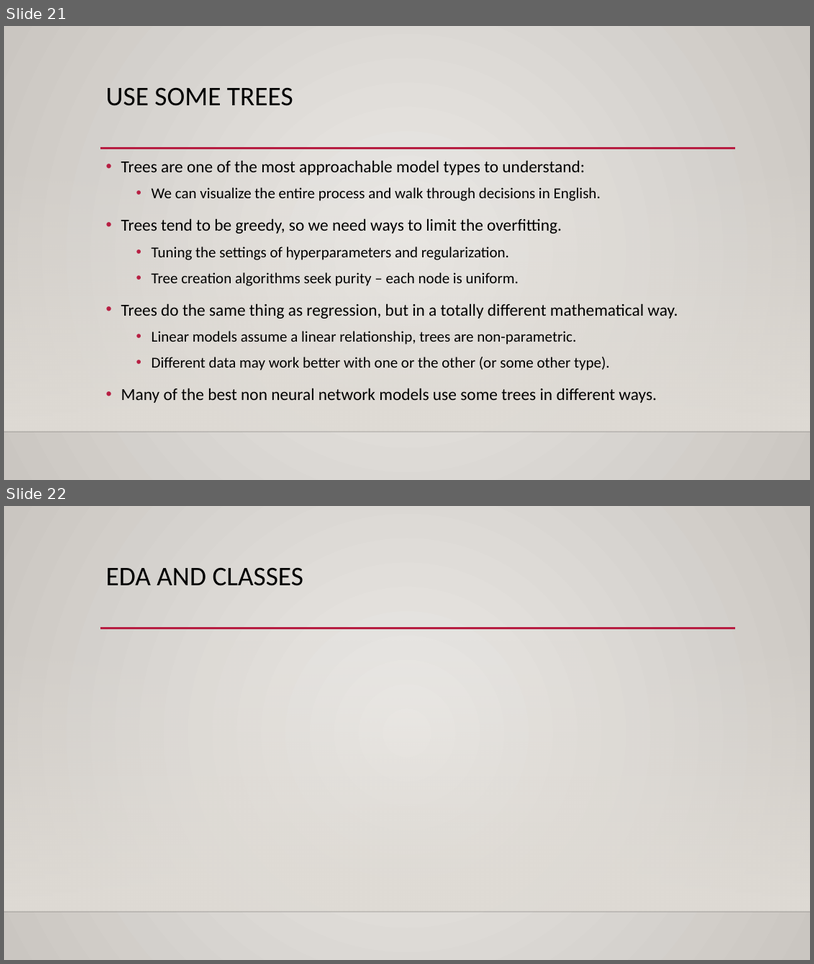
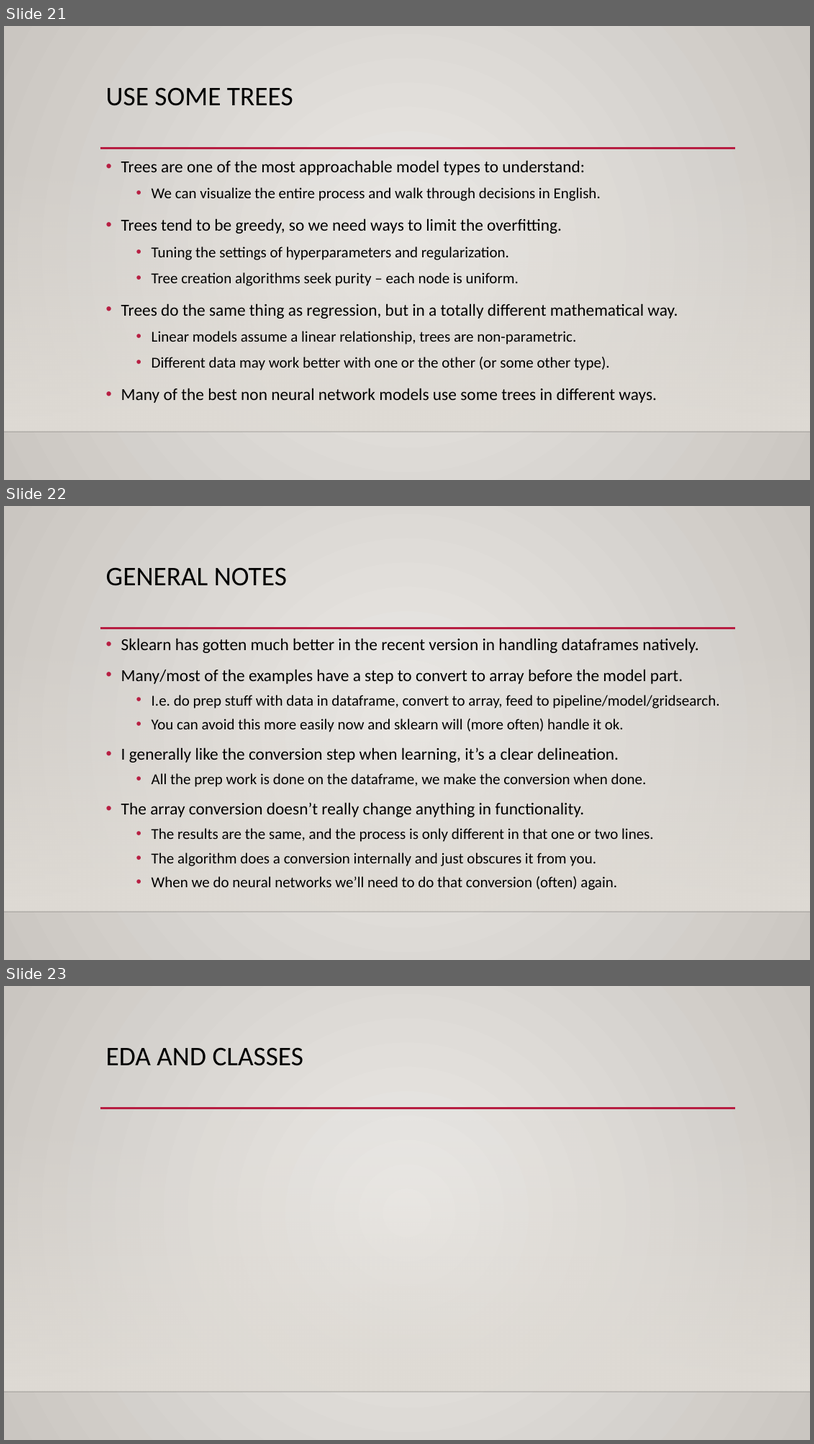
Before and after one commit to glennybarnes/Intro_to_Machine_Learning_Students, a slide deck: reference_content/Slides/002_Trees_EDA.pptx. Shown one above the other, each under a label of ours: slides 21 and 22 before the commit, slides 21, 22 and 23 after it. The pictures are 814x964 and 814x1444 pixels, drawn with LibreOffice and Linux fonts; fonts in the diff are those of the drawing; background and template pictures are left out. Boxes give left, top, right and bottom in pixels: in the first picture for what was removed or moved away, otherwise in the second. Text is boxed around its words. In the diff, an @@ line names an element or a change of style, - is before the commit and + after.

```diff
--- a/reference_content/Slides/002_Trees_EDA.pptx
+++ b/reference_content/Slides/002_Trees_EDA.pptx
@@ slide 22 added at bbox=[4, 506, 810, 960], background gradient #ECEAE7 to #CAC7C1; not listed: 3 template elements that a slide beside it also shows @@
@@ title added at bbox=[106, 567, 287, 586], 32 pt, text #000000 @@
+GENERAL NOTES
@@ text added at bbox=[121, 638, 720, 890], 18 pt, text #000000 @@
+• Sklearn has gotten much better in the recent version in handling dataframes natively.
+• Many/most of the examples have a step to convert to array before the model part.
+  • I.e. do prep stuff with data in dataframe, convert to array, feed to pipeline/model/gridsearch.
+  • You can avoid this more easily now and sklearn will (more often) handle it ok.
+• I generally like the conversion step when learning, it’s a clear delineation.
+  • All the prep work is done on the dataframe, we make the conversion when done.
+• The array conversion doesn’t really change anything in functionality.
+  • The results are the same, and the process is only different in that one or two lines.
+  • The algorithm does a conversion internally and just obscures it from you.
+  • When we do neural networks we’ll need to do that conversion (often) again.
@@ what was slide 22 is now slide 23 @@
```
Also in this commit, not shown: 1 other file.
